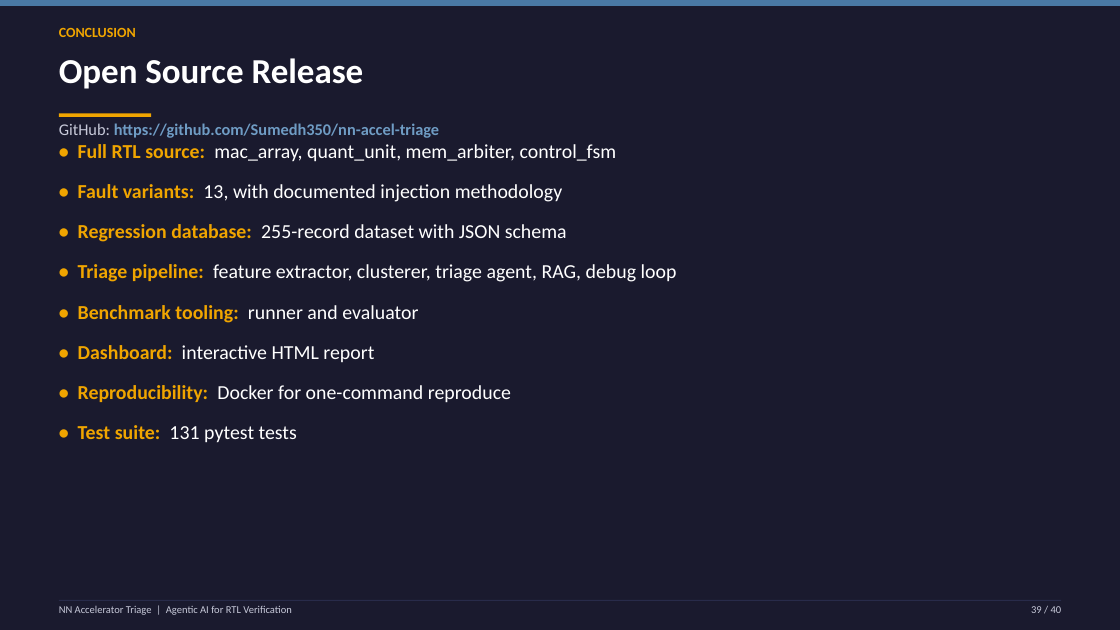
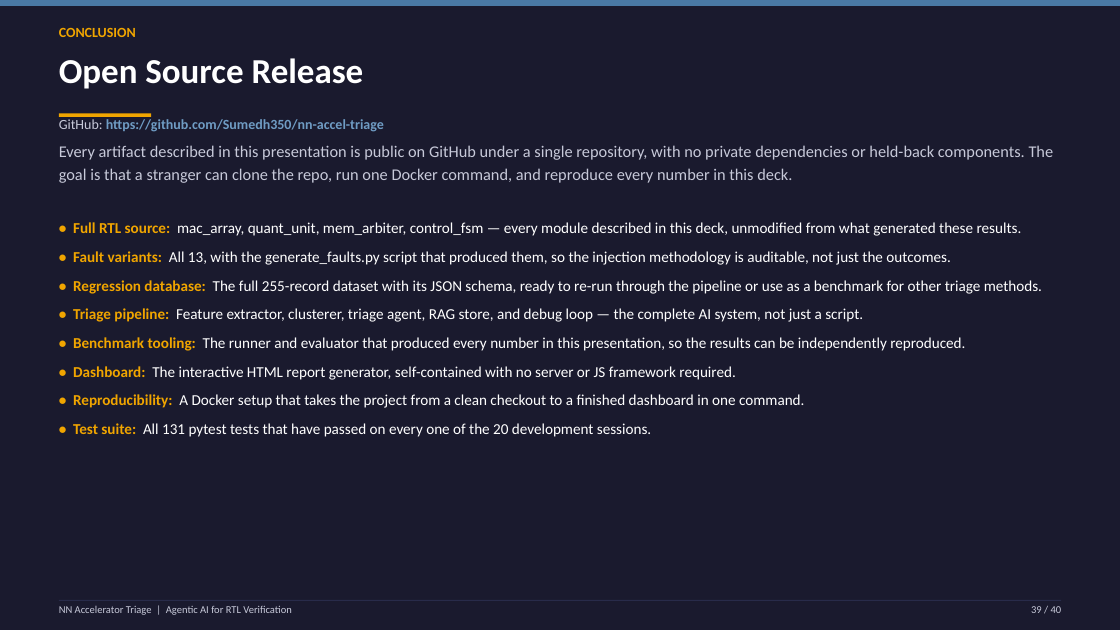
Before and after one commit to Sumedh350/nn-accel-triage, a slide deck: slide 39 of reports/nn_accel_triage_presentation.pptx. Drawn at 1120x630 pixels with LibreOffice and Linux fonts; fonts in the diff are those of the drawing. Boxes give left, top, right and bottom in pixels: in the first picture for what was removed or moved away, otherwise in the second. Text is boxed around its words. In the diff, an @@ line names an element or a change of style, - is before the commit and + after.

```diff
--- a/reports/nn_accel_triage_presentation.pptx
+++ b/reports/nn_accel_triage_presentation.pptx
@@ text "GitHub: https://github.com/Sumedh350/nn-accel-triage" at box(59, 119, 384, 132): size 14 to 12 pt @@
@@ text added at box(59, 145, 1054, 183), 14 pt, text #C7C9D9 @@
+Every artifact described in this presentation is public on GitHub under a single repository, with no private dependencies or held-back components. The goal is that a stranger can clone the repo, run one Docker command, and reproduce every number in this deck.
@@ text at box(73, 222, 1042, 437): text changed; size 17 to 13 pt @@
-• Full RTL source: mac_array, quant_unit, mem_arbiter, control_fsm
-• Fault variants: 13, with documented injection methodology
-• Regression database: 255-record dataset with JSON schema
-• Triage pipeline: feature extractor, clusterer, triage agent, RAG, debug loop
-• Benchmark tooling: runner and evaluator
-• Dashboard: interactive HTML report
-• Reproducibility: Docker for one-command reproduce
-• Test suite: 131 pytest tests
+• Full RTL source: mac_array, quant_unit, mem_arbiter, control_fsm — every module described in this deck, unmodified from what generated these results.
+• Fault variants: All 13, with the generate_faults.py script that produced them, so the injection methodology is auditable, not just the outcomes.
+• Regression database: The full 255-record dataset with its JSON schema, ready to re-run through the pipeline or use as a benchmark for other triage methods.
+• Triage pipeline: Feature extractor, clusterer, triage agent, RAG store, and debug loop — the complete AI system, not just a script.
+• Benchmark tooling: The runner and evaluator that produced every number in this presentation, so the results can be independently reproduced.
+• Dashboard: The interactive HTML report generator, self-contained with no server or JS framework required.
+• Reproducibility: A Docker setup that takes the project from a clean checkout to a finished dashboard in one command.
+• Test suite: All 131 pytest tests that have passed on every one of the 20 development sessions.
```
Also in this commit, not shown: 36 other slides changed.
